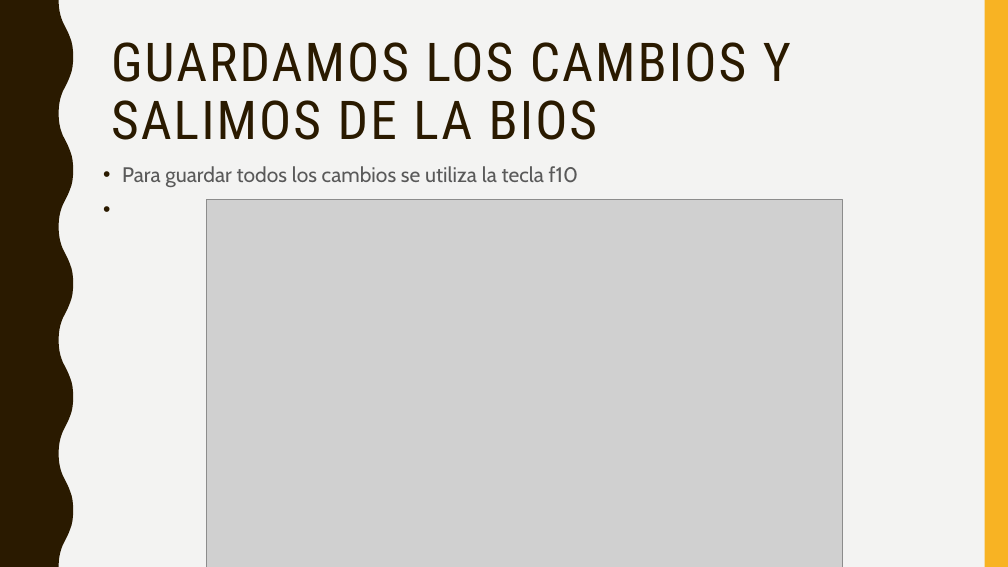
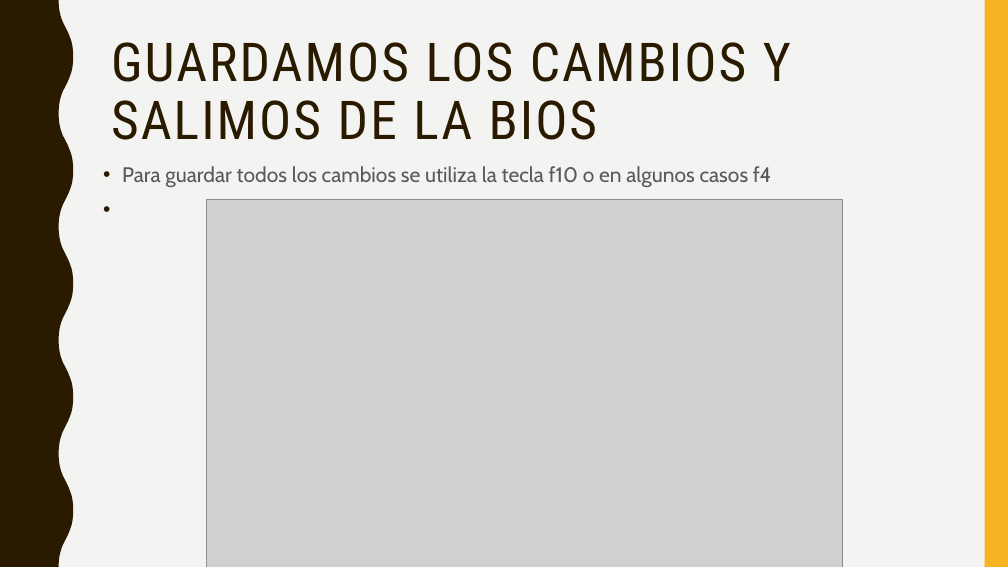
Before and after one commit to franko21/OHM, a slide deck: slide 8 of reparacion de compu/PASOS PARA FORMATEAR UNA COMPUTADORA.pptx. Drawn at 1008x567 pixels with LibreOffice and Linux fonts; fonts in the diff are those of the drawing; grey boxes stand for pictures. Boxes give left, top, right and bottom in pixels: in the first picture for what was removed or moved away, otherwise in the second. Text is boxed around its words. In the diff, an @@ line names an element or a change of style, - is before the commit and + after.

```diff
--- a/reparacion de compu/PASOS PARA FORMATEAR UNA COMPUTADORA.pptx
+++ b/reparacion de compu/PASOS PARA FORMATEAR UNA COMPUTADORA.pptx
@@ text at box(122, 166, 771, 187): text changed @@
-• Para guardar todos los cambios se utiliza la tecla f10
+• Para guardar todos los cambios se utiliza la tecla f10 o en algunos casos f4
```
Also in this commit, not shown: 2 other slides changed, 1 other file.
